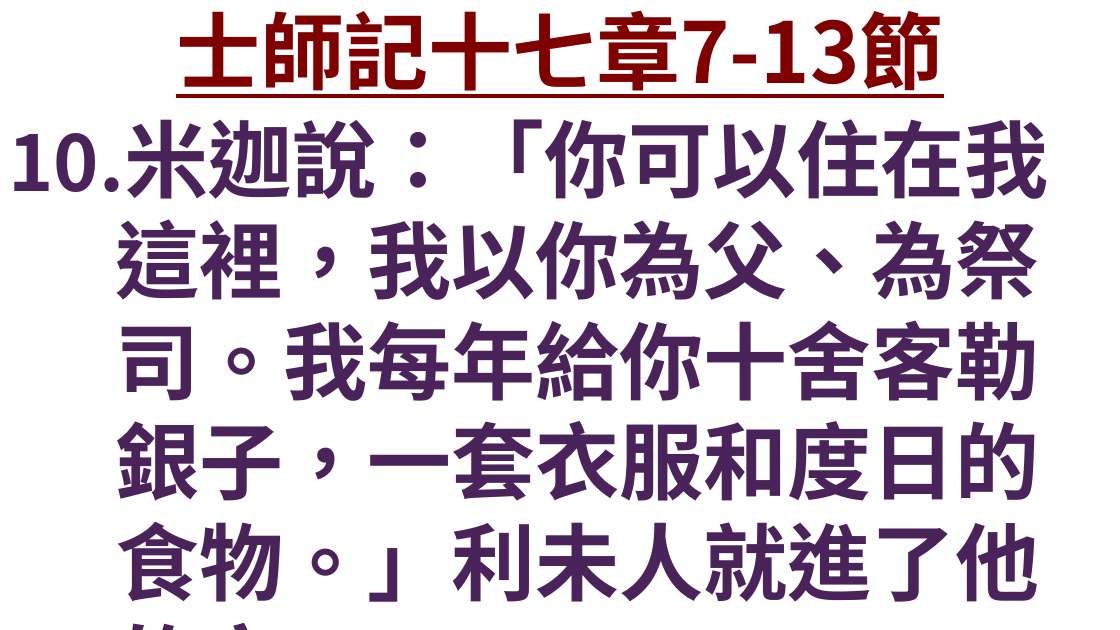
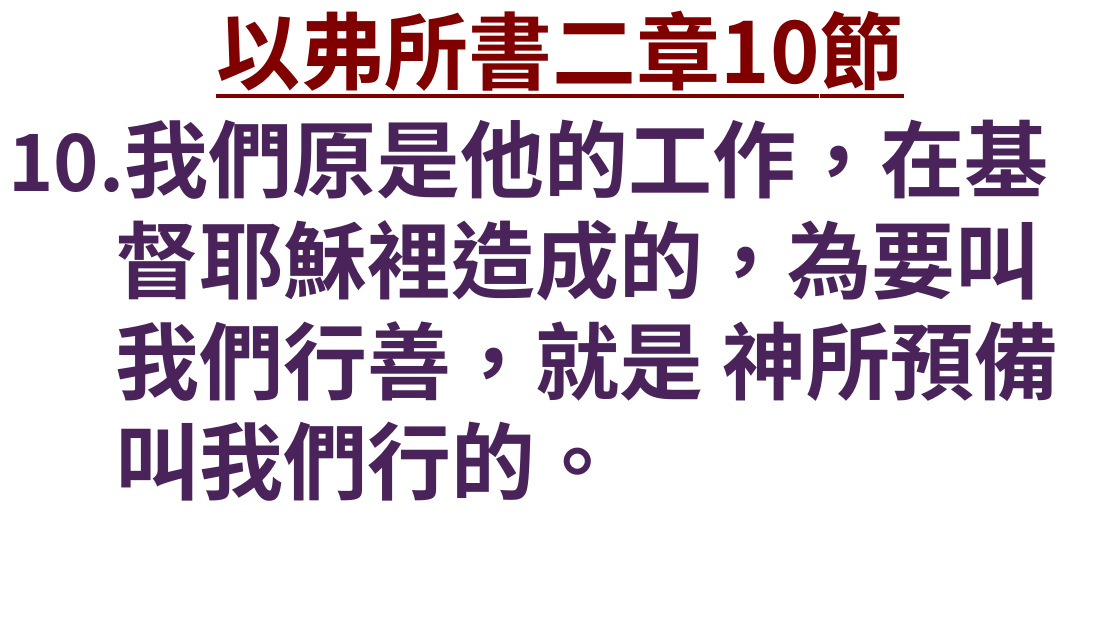
Before and after one commit to Rye-GT500/FaithSlide, a slide deck: slide 21 of 證道投影片.pptx. Drawn at 1120x630 pixels with LibreOffice and Linux fonts; fonts in the diff are those of the drawing; background and template pictures are left out. Boxes give left, top, right and bottom in pixels: in the first picture for what was removed or moved away, otherwise in the second. Text is boxed around its words. In the diff, an @@ line names an element or a change of style, - is before the commit and + after.

```diff
--- a/證道投影片.pptx
+++ b/證道投影片.pptx
@@ title at [216, 10, 903, 98]: text changed @@
-士師記十七章7-13節
+以弗所書二章10節
@@ text at [8, 119, 1058, 501]: text changed @@
-10.米迦說：「你可以住在我這裡，我以你為父、為祭司。我每年給你十舍客勒銀子，一套衣服和度日的食物。」利未人就進了他的家。
+10.我們原是他的工作，在基督耶穌裡造成的，為要叫我們行善，就是 神所預備叫我們行的。
```
Also in this commit, not shown: 38 other slides changed, 28 slides added, 15 slides removed, 2 other files.
